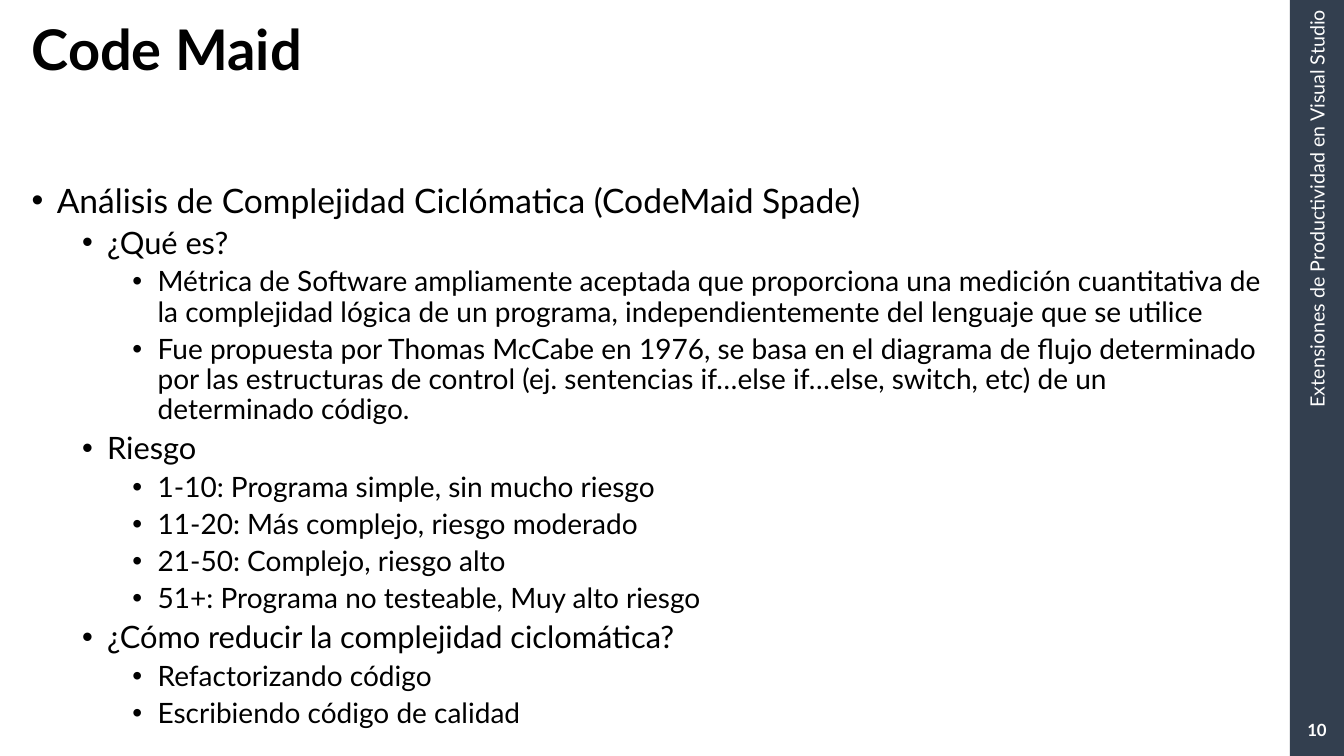
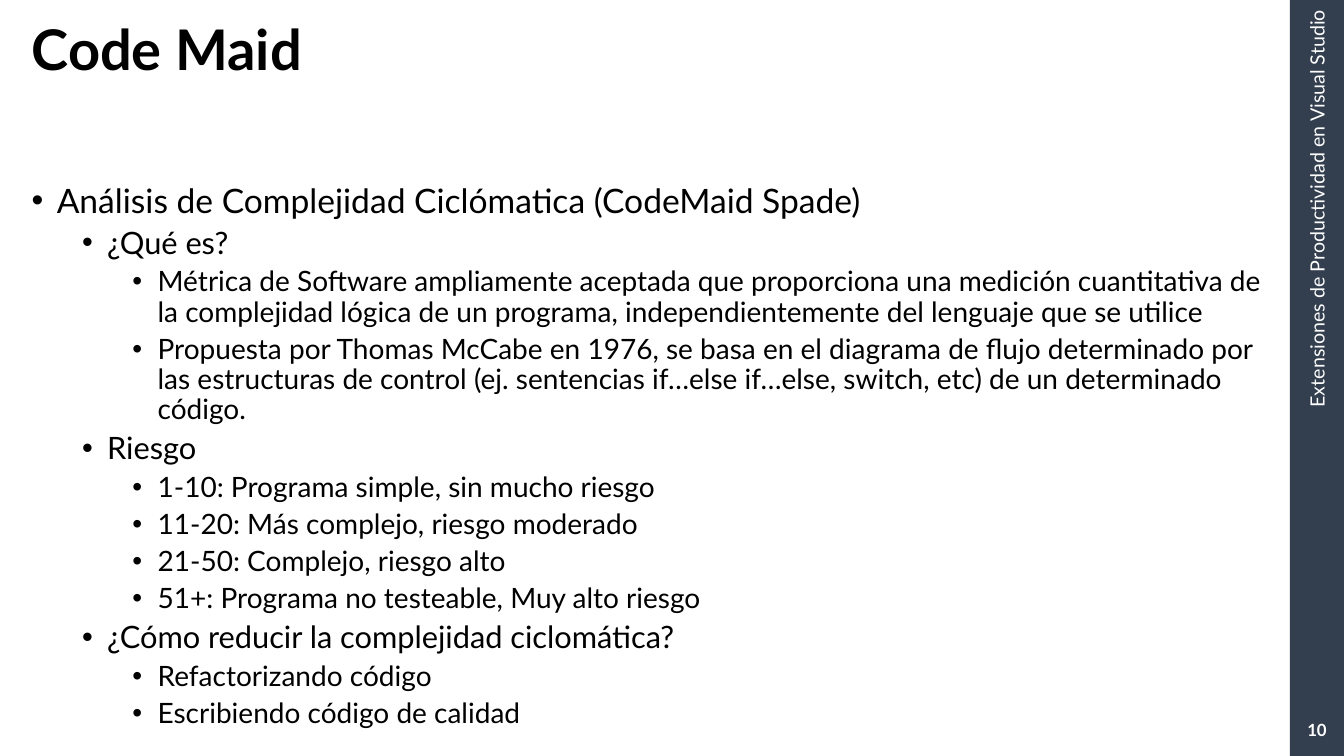
Before and after one commit to RGDotnet/Capacitacion, a slide deck: slide 10 of CapacitacionArmagedon/Diapositivas/Extensiones de productividad en visual studio.pptx. Drawn at 1344x756 pixels with LibreOffice and Linux fonts; fonts in the diff are those of the drawing; background and template pictures are left out. Boxes give left, top, right and bottom in pixels: in the first picture for what was removed or moved away, otherwise in the second. Text is boxed around its words. In the diff, an @@ line names an element or a change of style, - is before the commit and + after.

```diff
--- a/CapacitacionArmagedon/Diapositivas/Extensiones de productividad en visual studio.pptx
+++ b/CapacitacionArmagedon/Diapositivas/Extensiones de productividad en visual studio.pptx
@@ text at box(158, 338, 1253, 424): text changed @@
-    • Fue propuesta por Thomas McCabe en 1976, se basa en el diagrama de flujo determinado por las estructuras de control (ej. sentencias if…else if…else, switch, etc) de un determinado código.
+    • Propuesta por Thomas McCabe en 1976, se basa en el diagrama de flujo determinado por las estructuras de control (ej. sentencias if…else if…else, switch, etc) de un determinado código.
```
Also in this commit, not shown: 6 other slides changed, 2 slides added, 3 slides removed.
